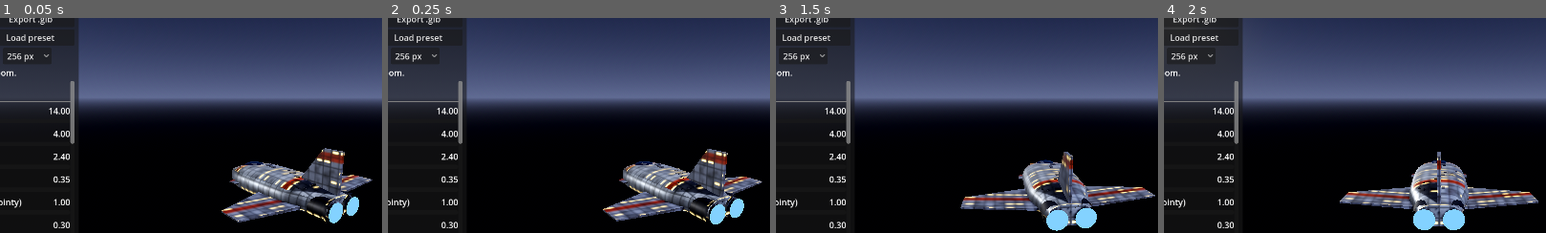
Above: before the commit, frames 1-4 (left to right).
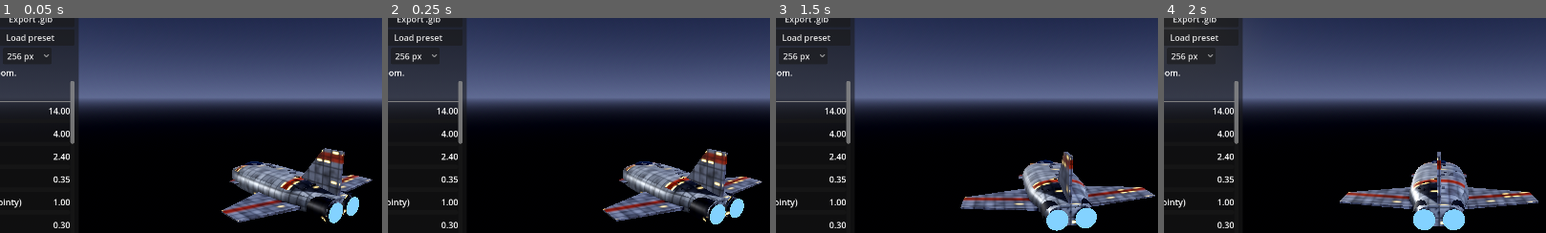
Above: after the commit, the same moments.

Repository: tim-programmer/ship_forge
Game: Godot game, scene res://main.tscn
Two runs of this game, one before a commit and one after it. Both use one fixed random seed, a clock stepped at 60 frames per second and the inputs below.
Inputs:
- Up to frame 1 (0.05 s): no input
- Up to frame 2 (0.25 s): no input
- Up to frame 3 (1.5 s): click "Pick a faction look..." at 0.5 s; click "Randomize" at 1.25 s
- Up to frame 4 (2 s): no input
The pictures show only the part of the screen within x 14-64%, y 11-61%; the shares and areas given below are measured in that part.

The runs differ from the first frame. In frame 1, 0.5% of the frame differs, in the area x 58-96%, y 62-94%; in frame 2, 0.5%; in frame 3, 0.5%; in frame 4, 0.5%, in the area x 47-98%, y 64-96%.

Commit message:
Taper window density: square the slider and lower defaults
Co-Authored-By: Claude Sonnet 5.5 <noreply@anthropic.com>
Claude-Session: https://claude.ai/code/session_01HuPfpeuCyBvgyoRwAgZ8Z7

Diff:
--- a/main.gd
+++ b/main.gd
@@ -65,7 +65,7 @@
 	["Paint", "stripe_pos", "Stripe position", 0.0, 1.0, 0.01, 0.5, "tex"],
 	["Paint", "stripe_width", "Stripe width", 0.0, 0.5, 0.01, 0.08, "tex"],
 	["Paint", "grime", "Grime", 0.0, 1.0, 0.01, 0.5, "tex"],
-	["Paint", "window_density", "Window density", 0.0, 1.0, 0.01, 0.35, "tex"],
+	["Paint", "window_density", "Window density", 0.0, 1.0, 0.01, 0.25, "tex"],
 ]
 
 # group, key, label, default, kind
@@ -87,7 +87,7 @@
 		"engine_count": 4.0, "engine_radius": 0.6, "engine_spacing": 1.4, "engine_len": 2.5,
 		"greeble_count": 45.0, "greeble_size": 0.6,
 		"panels": 6.0, "panel_var": 0.1, "line_dark": 0.7, "line_width": 2.0,
-		"stripe_width": 0.04, "grime": 0.25, "window_density": 0.25,
+		"stripe_width": 0.04, "grime": 0.25, "window_density": 0.2,
 		"metallic": 0.7, "roughness": 0.5,
 		"hull_col": Color(0.38, 0.45, 0.55), "accent_col": Color(0.2, 0.55, 0.85),
 		"window_col": Color(0.7, 0.85, 1.0), "part_col": Color(0.5, 0.55, 0.62),
@@ -102,7 +102,7 @@
 		"canard_span": 0.0, "fin_count": 0.0,
 		"engine_count": 1.0, "engine_radius": 1.3, "engine_len": 3.0,
 		"greeble_count": 12.0, "panels": 5.0, "panel_var": 0.12, "line_dark": 0.3,
-		"stripe_pos": 0.6, "stripe_width": 0.1, "grime": 0.3, "window_density": 0.15,
+		"stripe_pos": 0.6, "stripe_width": 0.1, "grime": 0.3, "window_density": 0.1,
 		"metallic": 0.5, "roughness": 0.4,
 		"hull_col": Color(0.38, 0.5, 0.42), "accent_col": Color(0.75, 0.8, 0.3),
 		"window_col": Color(0.7, 1.0, 0.7), "part_col": Color(0.3, 0.38, 0.33),
@@ -119,7 +119,7 @@
 		"engine_count": 3.0, "engine_radius": 0.7, "engine_spacing": 1.6,
 		"greeble_count": 30.0, "greeble_size": 0.4,
 		"panels": 14.0, "panel_var": 0.15, "line_dark": 0.4, "stripe_width": 0.15,
-		"grime": 0.15, "window_density": 0.45,
+		"grime": 0.15, "window_density": 0.3,
 		"metallic": 0.9, "roughness": 0.3,
 		"hull_col": Color(0.78, 0.6, 0.22), "accent_col": Color(0.45, 0.12, 0.08),
 		"window_col": Color(1.0, 0.8, 0.4), "part_col": Color(0.7, 0.55, 0.25),
@@ -136,7 +136,7 @@
 		"engine_count": 2.0, "engine_radius": 0.9, "engine_spacing": 2.0, "engine_len": 4.0,
 		"strut_count": 14.0, "greeble_count": 40.0,
 		"panels": 8.0, "panel_var": 0.4, "line_dark": 0.6, "line_width": 2.5,
-		"stripe_pos": 0.3, "stripe_width": 0.1, "grime": 0.85, "window_density": 0.1,
+		"stripe_pos": 0.3, "stripe_width": 0.1, "grime": 0.85, "window_density": 0.08,
 		"metallic": 0.5, "roughness": 0.7,
 		"hull_col": Color(0.5, 0.33, 0.24), "accent_col": Color(0.75, 0.2, 0.1),
 		"window_col": Color(1.0, 0.6, 0.3), "part_col": Color(0.42, 0.3, 0.24),
--- a/ship_texture.gd
+++ b/ship_texture.gd
@@ -32,7 +32,8 @@
 	var stripe_pos: float = p.stripe_pos
 	var stripe_half: float = float(p.stripe_width) * 0.5
 	var grime: float = p.grime
-	var win_density: float = p.window_density
+	# Squared so the low end of the slider is much sparser.
+	var win_density: float = pow(float(p.window_density), 2.0)
 
 	for y in size:
 		var v := float(y) / size
